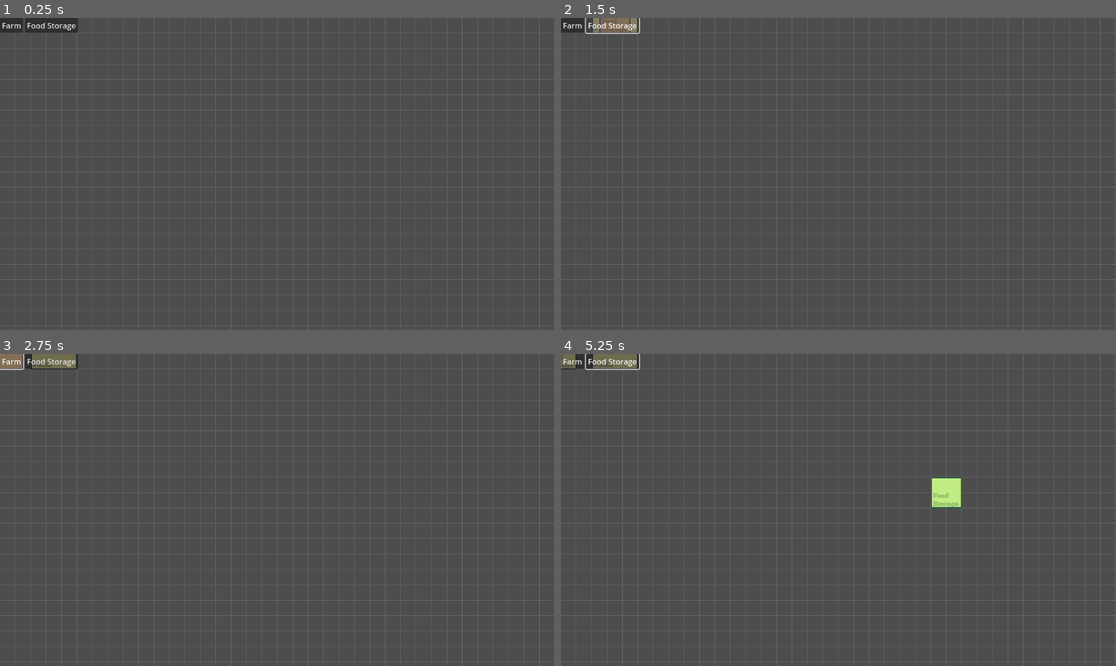
Above: before the commit, frames 1-4 (two rows, left to right).
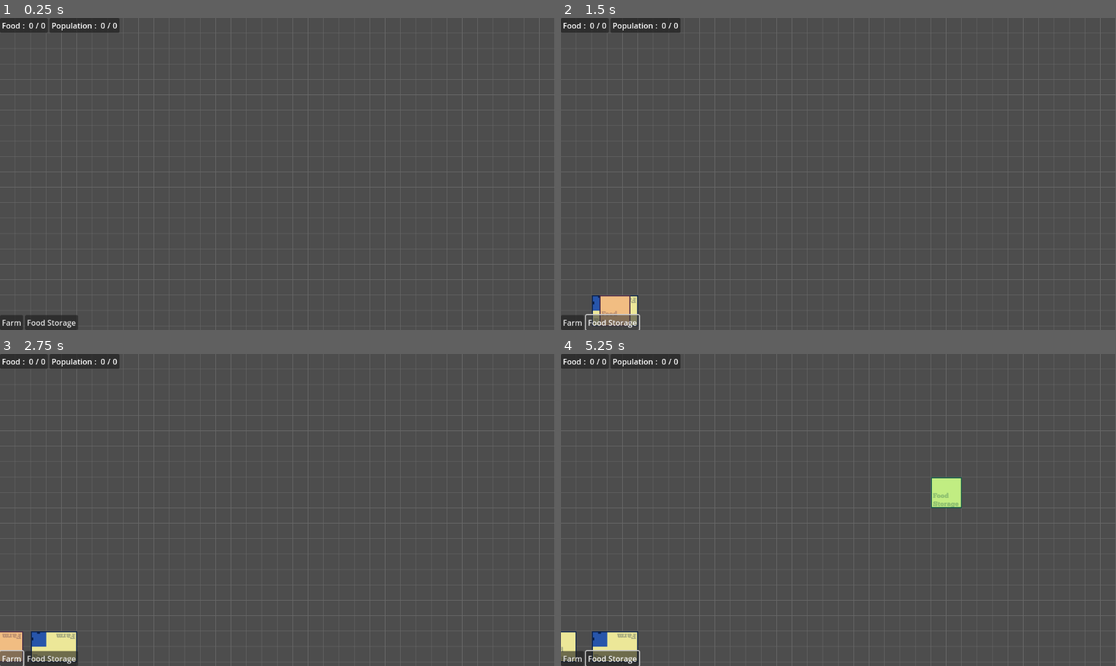
Above: after the commit, the same moments.

Repository: lacedon/western-town-sim
Game: Godot game, scene res://src/screens/game/game.tscn
Same seed, same stepped clock (60 frames per second), same inputs: the game is played once before the commit and once after it.
Inputs (mouse positions are in pixels of both pictures, inside the frame that each line leads up to):
- Up to frame 1 (0.25 s): no input
- Up to frame 2 (1.5 s): click "Farm" at 0.5 s; click "Food Storage" at 1.25 s
- Up to frame 3 (2.75 s): click "Farm" at 2 s
- Up to frame 4 (5.25 s): click "Food Storage" at 2.75 s; click "Farm" at 3.5 s; click "Food Storage" at 4.25 s; tap Enter at 5 s; move the mouse to (960, 494) at 5.02 s; click (960, 494) at 5.17 s

The runs differ from the first frame. In frame 1, 1.1% of the frame differs, in the area x 0-22%, y 0-100%; in frame 2, 1.8%; in frame 3, 2.3%; in frame 4, 2.2%.

Commit message:
Add base UI for resources

Diff:
--- /dev/null
+++ b/resources/resources/town-resources/person-capacity.tres
@@ -0,0 +1,9 @@
+[gd_resource type="Resource" script_class="TownResource" load_steps=2 format=3 uid="uid://cja3uu5svb7du"]
+
+[ext_resource type="Script" uid="uid://cetkss1stntvm" path="res://src/resource-definition/town-resource.gd" id="1_pwcm7"]
+
+[resource]
+script = ExtResource("1_pwcm7")
+name = "Max Person Capacity"
+shouldShowInUI = true
+metadata/_custom_type_script = "uid://cetkss1stntvm"
--- a/src/constants/events.gd
+++ b/src/constants/events.gd
@@ -1 +1,2 @@
 const START_BUILDING = 'start_building'
+const UPDATE_RESOURCE = 'update_resource'
--- a/src/screens/game/game.tscn
+++ b/src/screens/game/game.tscn
@@ -6,6 +6,9 @@
 
 [node name="Game" type="Node2D"]
 
+[node name="Camera2D" type="Camera2D" parent="."]
+anchor_mode = 0
+
 [node name="Grid" parent="." instance=ExtResource("3_qmidl")]
 
 [node name="Buildings" type="Node2D" parent="."]
@@ -13,4 +16,6 @@
 [node name="Builder" parent="." node_paths=PackedStringArray("buildingContainer") instance=ExtResource("1_sjmr0")]
 buildingContainer = NodePath("../Buildings")
 
-[node name="GameUI" parent="." instance=ExtResource("1_eyx8b")]
+[node name="CanvasLayer" type="CanvasLayer" parent="."]
+
+[node name="GameUI" parent="CanvasLayer" instance=ExtResource("1_eyx8b")]
--- a/src/ui/game/game.tscn
+++ b/src/ui/game/game.tscn
@@ -1,6 +1,7 @@
-[gd_scene load_steps=2 format=3 uid="uid://6ujnvld0no1a"]
+[gd_scene load_steps=3 format=3 uid="uid://6ujnvld0no1a"]
 
 [ext_resource type="Script" uid="uid://cmvh1tnrng0gq" path="res://src/ui/game/game.gd" id="1_2g8tl"]
+[ext_resource type="PackedScene" uid="uid://c2nb876rxooiu" path="res://src/ui/game/resources/resources.tscn" id="2_o31er"]
 
 [node name="GameUI" type="Control"]
 layout_mode = 3
@@ -12,23 +13,37 @@
 script = ExtResource("1_2g8tl")
 
 [node name="BoxContainer" type="BoxContainer" parent="."]
-layout_mode = 0
-offset_right = 40.0
-offset_bottom = 40.0
+layout_mode = 1
+anchors_preset = 15
+anchor_right = 1.0
+anchor_bottom = 1.0
+grow_horizontal = 2
+grow_vertical = 2
 
 [node name="VBoxContainer" type="VBoxContainer" parent="BoxContainer"]
 layout_mode = 2
+size_flags_horizontal = 3
 
-[node name="HBoxContainer" type="HBoxContainer" parent="BoxContainer/VBoxContainer"]
+[node name="Resources" type="HBoxContainer" parent="BoxContainer/VBoxContainer"]
 layout_mode = 2
 
-[node name="BuildFarmButton" type="Button" parent="BoxContainer/VBoxContainer/HBoxContainer"]
+[node name="Resources" parent="BoxContainer/VBoxContainer/Resources" instance=ExtResource("2_o31er")]
+layout_mode = 2
+
+[node name="Spacer" type="BoxContainer" parent="BoxContainer/VBoxContainer"]
+layout_mode = 2
+size_flags_vertical = 3
+
+[node name="Actions" type="HBoxContainer" parent="BoxContainer/VBoxContainer"]
+layout_mode = 2
+
+[node name="BuildFarmButton" type="Button" parent="BoxContainer/VBoxContainer/Actions"]
 layout_mode = 2
 text = "Farm"
 
-[node name="BuildFoodStorageButton" type="Button" parent="BoxContainer/VBoxContainer/HBoxContainer"]
+[node name="BuildFoodStorageButton" type="Button" parent="BoxContainer/VBoxContainer/Actions"]
 layout_mode = 2
 text = "Food Storage"
 
-[connection signal="pressed" from="BoxContainer/VBoxContainer/HBoxContainer/BuildFarmButton" to="." method="startBuildingFarm"]
-[connection signal="pressed" from="BoxContainer/VBoxContainer/HBoxContainer/BuildFoodStorageButton" to="." method="startBuildingFoodStorage"]
+[connection signal="pressed" from="BoxContainer/VBoxContainer/Actions/BuildFarmButton" to="." method="startBuildingFarm"]
+[connection signal="pressed" from="BoxContainer/VBoxContainer/Actions/BuildFoodStorageButton" to="." method="startBuildingFoodStorage"]
--- /dev/null
+++ b/src/ui/game/resources/resource.gd
@@ -0,0 +1,42 @@
+extends PanelContainer
+
+@onready var labelNode: Label = $MarginContainer/HBoxContainer/Label
+@onready var labelDividerNode: Label = $MarginContainer/HBoxContainer/LabelDivider
+@onready var valueNode: Label = $MarginContainer/HBoxContainer/Value
+@onready var valueDividerNode: Label = $MarginContainer/HBoxContainer/ValueDivider
+@onready var maxValueNode: Label = $MarginContainer/HBoxContainer/Max
+
+@export var label: String = "Resource"
+@export var currentValue: int = 0
+@export var maxValue: int = 0
+@export var shouldShowMax: bool = true
+
+func _ready() -> void:
+  _updateView()
+
+func updateValue(newValue: int) -> void:
+  currentValue = newValue
+  _updateView()
+
+func updateMaxValue(newValue: int) -> void:
+  maxValue = newValue
+  _updateView()
+
+func _updateView() -> void:
+  if label:
+    labelDividerNode.show()
+    labelNode.show()
+    labelNode.text = label
+  else:
+    labelDividerNode.hide()
+    labelNode.hide()
+
+  valueNode.text = str(currentValue)
+
+  if shouldShowMax:
+    valueDividerNode.show()
+    maxValueNode.show()
+    maxValueNode.text = str(maxValue)
+  else:
+    valueDividerNode.hide()
+    maxValueNode.hide()
--- /dev/null
+++ b/src/ui/game/resources/resource.tscn
@@ -0,0 +1,38 @@
+[gd_scene load_steps=2 format=3 uid="uid://c8brnah61hyls"]
+
+[ext_resource type="Script" uid="uid://b6j70q6bvn1mm" path="res://src/ui/game/resources/resource.gd" id="1_i3ixf"]
+
+[node name="Resource" type="PanelContainer"]
+offset_right = 123.0
+offset_bottom = 23.0
+script = ExtResource("1_i3ixf")
+
+[node name="MarginContainer" type="MarginContainer" parent="."]
+layout_mode = 2
+theme_override_constants/margin_left = 4
+theme_override_constants/margin_top = 4
+theme_override_constants/margin_right = 4
+theme_override_constants/margin_bottom = 4
+
+[node name="HBoxContainer" type="HBoxContainer" parent="MarginContainer"]
+layout_mode = 2
+
+[node name="Label" type="Label" parent="MarginContainer/HBoxContainer"]
+layout_mode = 2
+text = "Resource"
+
+[node name="LabelDivider" type="Label" parent="MarginContainer/HBoxContainer"]
+layout_mode = 2
+text = ": "
+
+[node name="Value" type="Label" parent="MarginContainer/HBoxContainer"]
+layout_mode = 2
+text = "0"
+
+[node name="ValueDivider" type="Label" parent="MarginContainer/HBoxContainer"]
+layout_mode = 2
+text = "/"
+
+[node name="Max" type="Label" parent="MarginContainer/HBoxContainer"]
+layout_mode = 2
+text = "0"
--- /dev/null
+++ b/src/ui/game/resources/resources.gd
@@ -0,0 +1,25 @@
+extends Control
+
+const eventConstants = preload("res://src/constants/events.gd")
+const GameUIResource = preload("./resource.gd")
+
+@onready var resourceFood: GameUIResource = $ResourceFood
+@onready var resourceCapacity: GameUIResource = $ResourceCapacity
+
+func _ready() -> void:
+  EventEmitter.addListener(eventConstants.UPDATE_RESOURCE, updateResource)
+
+func _exit_tree() -> void:
+  EventEmitter.removeListener(eventConstants.UPDATE_RESOURCE, updateResource)
+
+func updateResource(resourceName: String, value: int) -> void:
+  ## TODO: Rework it not to work with magic strings
+  match resourceName:
+    'food': resourceFood.updateValue(value)
+    'capacity': resourceCapacity.updateValue(value)
+
+func updateMaxResource(resourceName: String, maxValue: int) -> void:
+  ## TODO: Rework it not to work with magic strings
+  match resourceName:
+    'food': resourceFood.updateMaxValue(maxValue)
+    'capacity': resourceCapacity.updateMaxValue(maxValue)
--- /dev/null
+++ b/src/ui/game/resources/resources.tscn
@@ -0,0 +1,17 @@
+[gd_scene load_steps=3 format=3 uid="uid://c2nb876rxooiu"]
+
+[ext_resource type="Script" uid="uid://c1a1rosn2woda" path="res://src/ui/game/resources/resources.gd" id="1_5c0t5"]
+[ext_resource type="PackedScene" uid="uid://c8brnah61hyls" path="res://src/ui/game/resources/resource.tscn" id="2_mkv1l"]
+
+[node name="Resources" type="HBoxContainer"]
+offset_right = 268.0
+offset_bottom = 31.0
+script = ExtResource("1_5c0t5")
+
+[node name="ResourceFood" parent="." instance=ExtResource("2_mkv1l")]
+layout_mode = 2
+label = "Food"
+
+[node name="ResourceCapacity" parent="." instance=ExtResource("2_mkv1l")]
+layout_mode = 2
+label = "Population"
Not shown, added: src/ui/game/resources/resource.gd.uid
Not shown, added: src/ui/game/resources/resources.gd.uid
